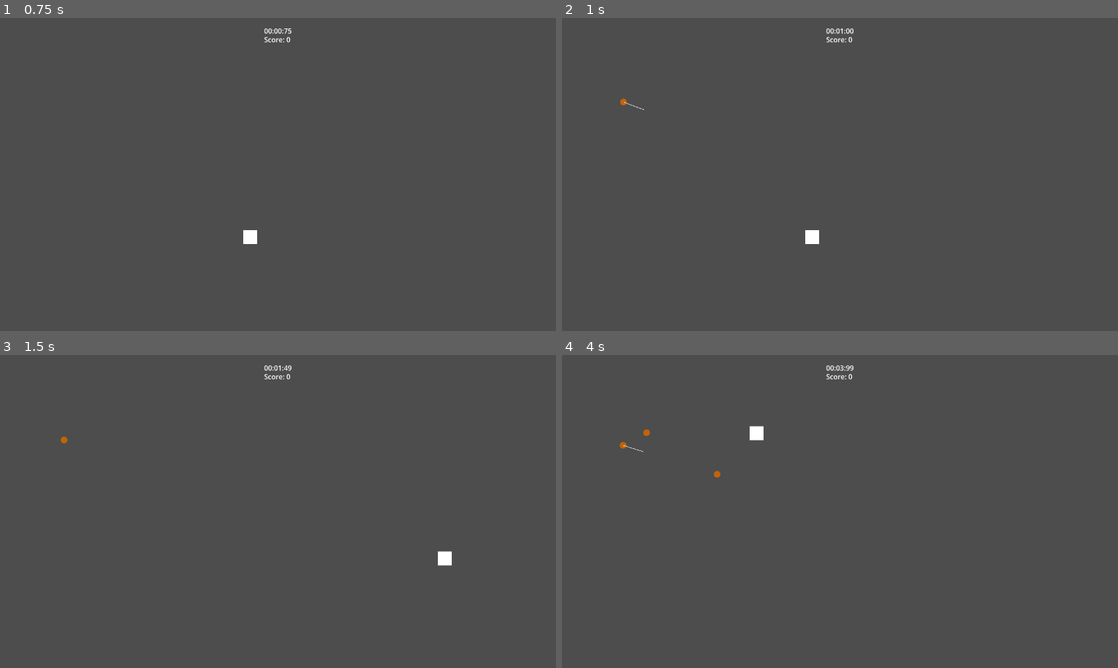
Above: before the commit, frames 1-4 (two rows, left to right).
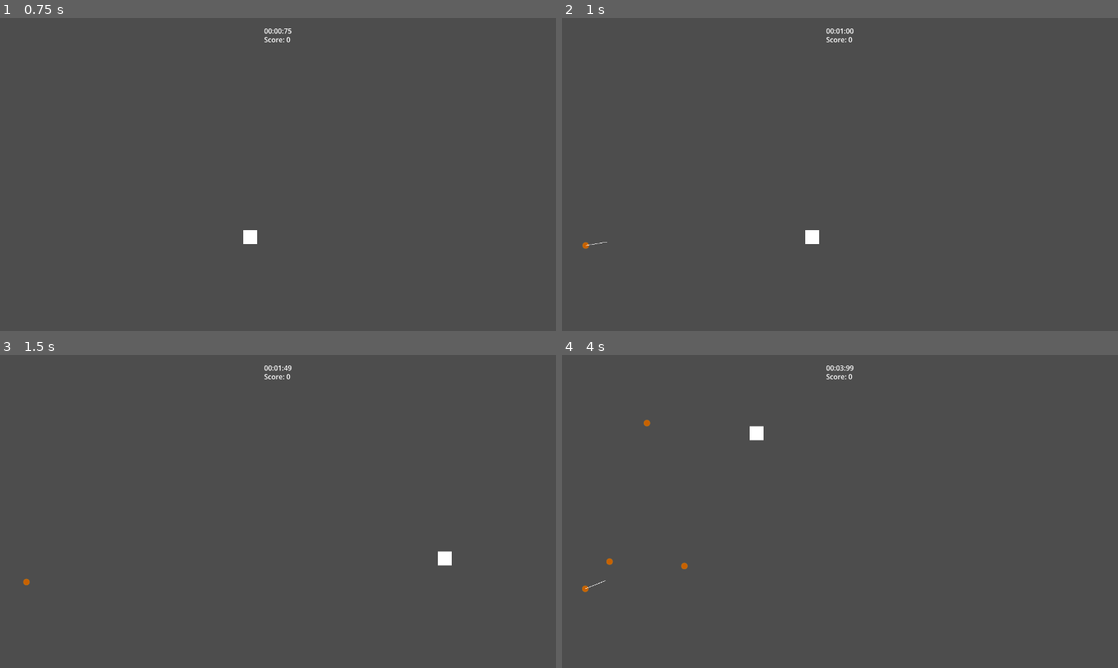
Above: after the commit, the same moments.

Repository: ArjanBroos/GMTK-2025
Game: Godot game, scene res://levels/kazu_test.tscn
Same seed, same stepped clock (60 frames per second), same inputs: the game is played once before the commit and once after it. This scene is started directly instead of the project's main scene.
Inputs (mouse positions are in pixels of both pictures, inside the frame that each line leads up to):
- Up to frame 1 (0.75 s): tap Enter at 0.5 s; move the mouse to (250, 237) at 0.52 s
- Up to frame 2 (1 s): tap Space at 0.77 s
- Up to frame 3 (1.5 s): move the mouse to (444, 558) at 1.27 s
- Up to frame 4 (4 s): tap Space at 1.52, 2.75, 3.02, 3.77 s; move the mouse to (673, 464) at 2.02 s; move the mouse to (867, 511) at 2.77 s; tap Enter at 3.5 s; move the mouse to (756, 433) at 3.52 s

Frame 1 is identical in both runs. In frame 2, less than 0.1% of the frame differs, in the area x 3-15%, y 25-74%; in frame 3, less than 0.1%; in frame 4, 0.2%, in the area x 3-29%, y 20-76%.

Commit message:
Add initial safespace mechanic
A simple rotating pizza slice with a few modifiable params

Diff:
--- a/levels/kazu_test.tscn
+++ b/levels/kazu_test.tscn
@@ -1,7 +1,8 @@
-[gd_scene load_steps=4 format=3 uid="uid://cegnxgxnnp0s2"]
+[gd_scene load_steps=5 format=3 uid="uid://cegnxgxnnp0s2"]
 
 [ext_resource type="PackedScene" uid="uid://cdewgi8ppc6qi" path="res://asteroids/spawner.tscn" id="2_82evp"]
 [ext_resource type="PackedScene" uid="uid://b0otbtktu22j8" path="res://gameManager/gameManager.tscn" id="3_7rs05"]
+[ext_resource type="PackedScene" uid="uid://4x460bm5yske" path="res://safespace/safespace.tscn" id="3_sdsww"]
 
 [sub_resource type="RectangleShape2D" id="RectangleShape2D_82evp"]
 size = Vector2(105, 567.25)
@@ -15,7 +16,7 @@
 [node name="SpawnArea1" type="Area2D" parent="."]
 
 [node name="CollisionShape2D" type="CollisionShape2D" parent="SpawnArea1"]
-position = Vector2(185, -1)
+position = Vector2(98, 329)
 shape = SubResource("RectangleShape2D_82evp")
 
 [node name="GameManager" parent="." node_paths=PackedStringArray("player_spawn_point") instance=ExtResource("3_7rs05")]
@@ -24,3 +25,8 @@
 
 [node name="PlayerSpawnPoint" type="Node2D" parent="."]
 position = Vector2(526, 370)
+
+[node name="Safespace" parent="." instance=ExtResource("3_sdsww")]
+position = Vector2(710, 308)
+rotation = 52.9527
+radius = 300.0
--- /dev/null
+++ b/safespace/safespace.gd
@@ -0,0 +1,54 @@
+@tool
+extends Node2D
+class_name SafeSpace
+
+@onready var collision_shape: CollisionPolygon2D = $SafeArea/CollisionShape
+
+@export
+var rotation_speed: float = 100.0
+@export
+var radius: float = 150.0
+@export
+var arc_length: int = 15
+
+# Called when the node enters the scene tree for the first time.
+func _ready() -> void:
+	# reset the editor shape and start making something that actually looks like a pizza slice
+	var points: Array[Vector2] = []
+	points.append(Vector2.ZERO)
+
+	# calculate an arc
+	var step = (2 * PI) / 90 # 4 degree steps
+	for i in range(arc_length):
+		var vec = Vector2(cos(i * step) * radius, sin(i * step) * radius)
+		points.append(vec)
+
+	points.append(Vector2.ZERO)
+
+	collision_shape.polygon = points
+
+func _draw() -> void:
+	var points: Array[Vector2] = []
+	points.append(Vector2.ZERO)
+
+	# calculate an arc
+	var step = (2 * PI) / 90 # 4 degree steps
+	for i in range(arc_length):
+		var vec = Vector2(cos(i * step) * radius, sin(i * step) * radius)
+		points.append(vec)
+
+	points.append(Vector2.ZERO)
+
+	collision_shape.polygon = points
+
+# Called every frame. 'delta' is the elapsed time since the previous frame.
+func _process(delta: float) -> void:
+	if Engine.is_editor_hint():
+		queue_redraw()
+
+	rotate(deg_to_rad(rotation_speed / 100))
+
+
+func _on_area_2d_area_entered(area: Area2D) -> void:
+	print("Player entering!")
+	pass # Replace with function body.
--- /dev/null
+++ b/safespace/safespace.tscn
@@ -0,0 +1,14 @@
+[gd_scene load_steps=2 format=3 uid="uid://4x460bm5yske"]
+
+[ext_resource type="Script" uid="uid://bya741h8qj5u7" path="res://safespace/safespace.gd" id="1_ky3af"]
+
+[node name="Safespace" type="Node2D"]
+script = ExtResource("1_ky3af")
+
+[node name="SafeArea" type="Area2D" parent="."]
+collision_mask = 2
+
+[node name="CollisionShape" type="CollisionPolygon2D" parent="SafeArea"]
+polygon = PackedVector2Array(0, 0, 0, -207, 26, -216, 57, -219, 89, -214, 116, -200, 141, -183, 153, -162)
+
+[connection signal="area_entered" from="SafeArea" to="." method="_on_area_2d_area_entered"]
Not shown, added: safespace/safespace.gd.uid
